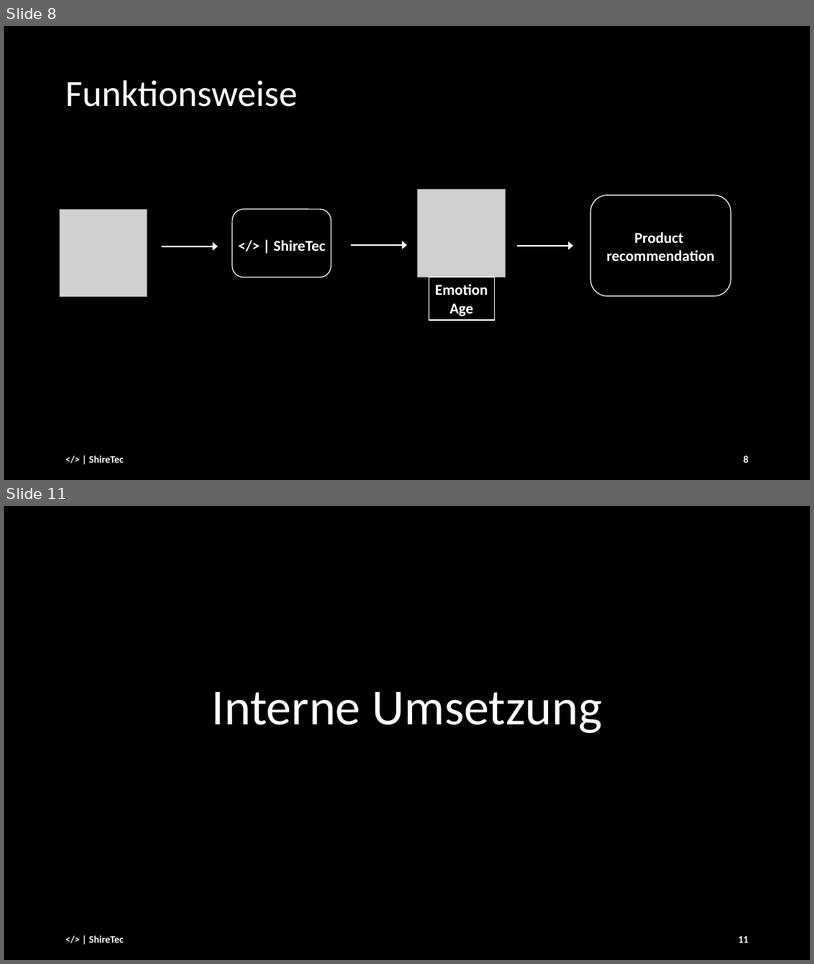
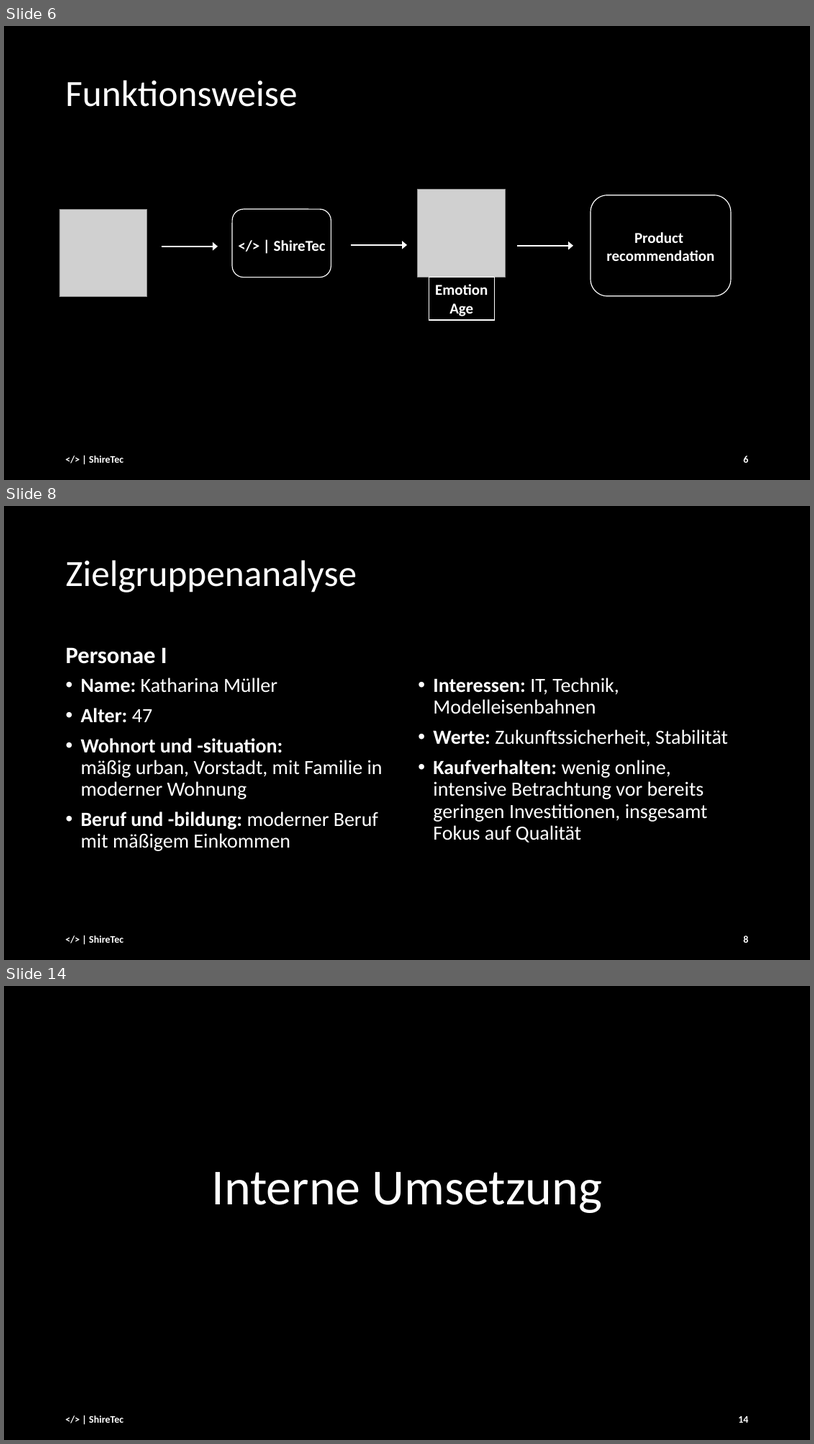
Before and after one commit to andre-anan-gilbert/Real-time-Facial-Age-and-Emotion-Recognition, a slide deck: docs/Final_Presentation_25_01_ [Autosaved].pptx. Shown one above the other, each under a label of ours: slides 8 and 11 before the commit, slides 6, 8 and 14 after it; the slides between them are not shown. The pictures are 814x964 and 814x1444 pixels, drawn with LibreOffice and Linux fonts; fonts in the diff are those of the drawing; grey boxes stand for pictures. Boxes give left, top, right and bottom in pixels: in the first picture for what was removed or moved away, otherwise in the second. Text is boxed around its words. In the diff, an @@ line names an element or a change of style, - is before the commit and + after.

```diff
--- a/docs/Final_Presentation_25_01_ [Autosaved].pptx
+++ b/docs/Final_Presentation_25_01_ [Autosaved].pptx
@@ slide 8 added at box(4, 506, 810, 960), background #000000 @@
@@ title added at box(66, 560, 358, 592), 44 pt, text #FFFFFF @@
+Zielgruppenanalyse
@@ text added at box(66, 647, 167, 664), 28 pt, text #FFFFFF, bold @@
+Personae I
@@ text added at box(81, 677, 383, 851), 24 pt, text #FFFFFF @@
+• Name: Katharina Müller
+• Alter: 47
+• Wohnort und -situation:
+  mäßig urban, Vorstadt, mit Familie in moderner Wohnung
+• Beruf und -bildung: moderner Beruf mit mäßigem Einkommen
@@ text added at box(433, 677, 728, 842), 24 pt, text #FFFFFF @@
+• Interessen: IT, Technik, Modelleisenbahnen
+• Werte: Zukunftssicherheit, Stabilität
+• Kaufverhalten: wenig online, intensive Betrachtung vor bereits geringen Investitionen, insgesamt Fokus auf Qualität
@@ text added at box(89, 935, 124, 942), 12 pt, text #FFFFFF, bold @@
+</> | ShireTec
@@ page number added at box(743, 935, 748, 942), 12 pt, text #FFFFFF, bold @@
+8
@@ what was slide 8 is now slide 6 @@
@@ page number at box(743, 455, 748, 462): text changed @@
-8
+6
@@ what was slide 11 is now slide 14 @@
@@ page number at box(738, 1416, 748, 1422): text changed @@
-11
+14
```
Also in this commit, not shown: 19 slides changed, 6 other slides added, 1 slide removed.
